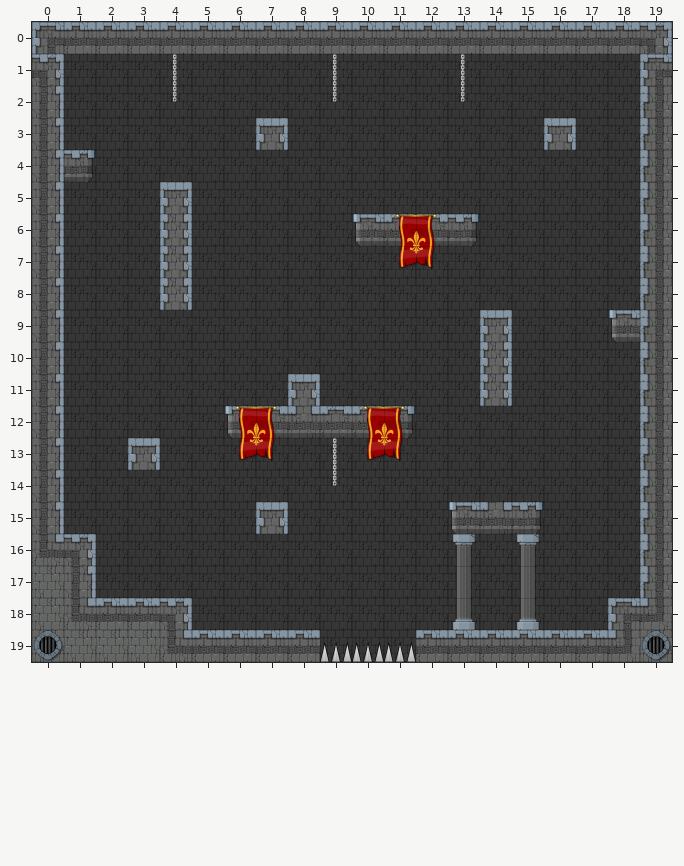
An edit to a level. Tiled map, assets/tilemaps/source/joust-alpha-1.tmx. Above, as it was before the edit.
Cells are 64x64 px. Shown: x 0..19, y 0..19.
Now the later version:
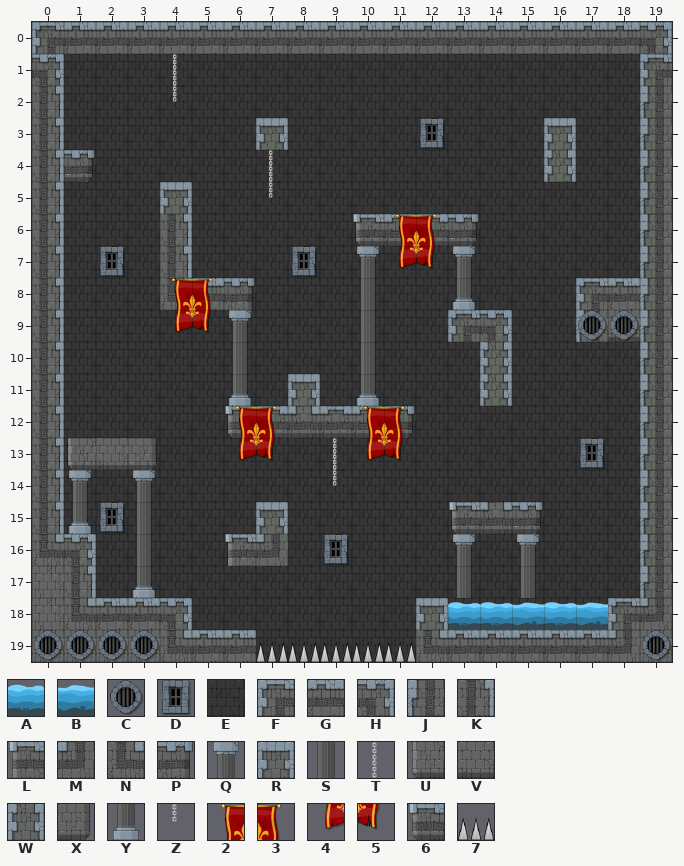
Key: from "skin1-tileset": A 20, B 21, C 54, D 55, E 64, F 65, G 66, H 67, J 81, K 83, L 96, M 97, N 99, P 100, Q 101, R 113, S 117, T 118, U 128, V 130, W 131, X 132, Y 133, Z 134, 2 135, 3 136, 4 151, 5 152, 6 160, 7 180.
_ is an empty cell.
Edits made:
Layer "barriers":
The author changed tile G to tile 7 in row 19 at x 7 to 8.
Tile F now appears in row 8 at x 17; in row 9 at x 13.
Tile G now appears in row 8 at x 5 and 18.
The author changed tile R to tile H in row 9 at x 14.
Tile J now appears in row 9 at x 17.
The author changed tile W to tile K in rows 6 to 7 at x 4.
Tile L now appears in row 16 at x 6.
Tile M now appears in row 16 at x 7.
The author changed tile G to tile N in row 19 at x 12.
The author changed tile W to tile N in row 8 at x 4.
Tile P now appears in row 8 at x 6.
Tile R now appears in row 18 at x 12.
Tile U now appears in row 13 at x 1.
The author changed tile 6 to tile V in row 9 at x 18.
Tile V now appears in row 13 at x 2.
The author changed tile R to tile X in row 13 at x 3.
Layer "fg":
Tile 2 now appears in row 8 at x 4.
Tile 3 now appears in row 8 at x 5.
Tile 4 now appears in row 9 at x 4.
Tile 5 now appears in row 9 at x 5.
The author changed tile E to tile A in row 18 at x 14.
The author changed tile Y to tile A in row 18 at x 13.
Tile A now appears in row 18 at x 16.
The author changed tile Y to tile B in row 18 at x 15.
Tile B now appears in row 18 at x 17.
Tile C now appears in row 9 at x 17 to 18; in row 19 at x 1 to 3.
Tile D now appears in row 3 at x 12; in row 7 at x 2 and 8; in row 13 at x 17; in row 15 at x 2; in row 16 at x 9.
Tile Q now appears in row 7 at x 10 and 13; in row 9 at x 6; in row 14 at x 1 and 3.
Tile S now appears in rows 8 to 9 at x 10; in row 10 at x 6 and 10; in rows 15 to 16 at x 3.
Tile T now appears in row 4 at x 7.
Tile W now appears in row 4 at x 16.
Tile Y now appears in row 8 at x 13; in row 11 at x 6 and 10; in row 15 at x 1; in row 17 at x 3.
Tile Z now appears in row 5 at x 7.
Tile T is removed in row 1 at x 9 and 13.
Tile Z is removed in row 2 at x 9 and 13.
